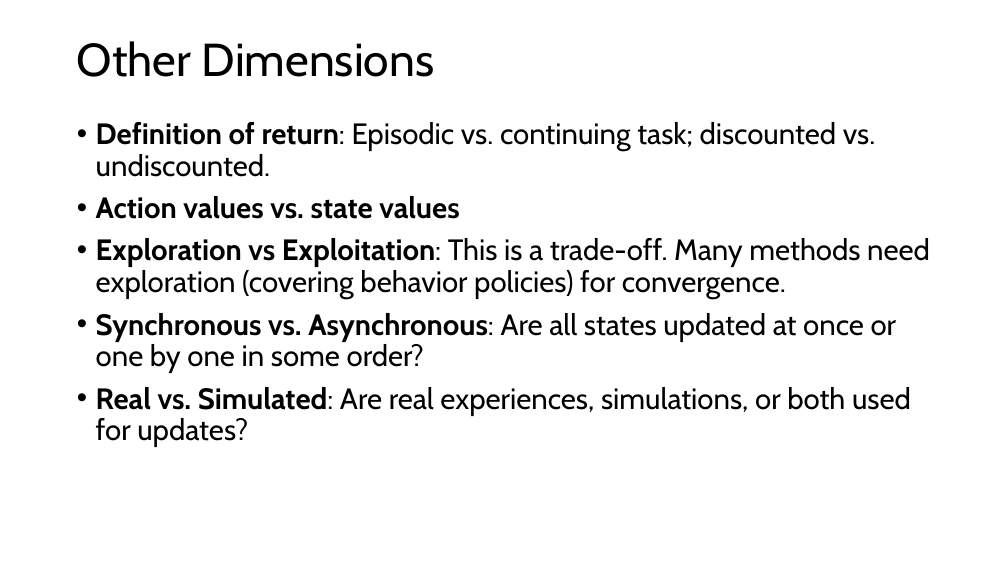
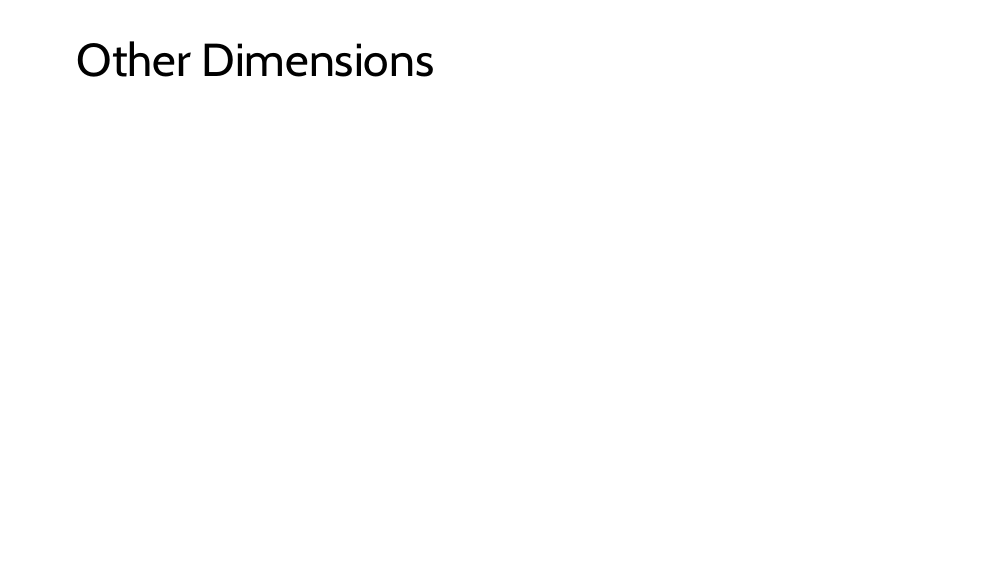
Before and after one commit to mhahsler/Introduction_to_Reinforcement_Learning, a slide deck: slide 22 of slides/Lecture_Chapter08.pptx. Drawn at 1008x567 pixels with LibreOffice and Linux fonts; fonts in the diff are those of the drawing; grey boxes stand for pictures. Boxes give left, top, right and bottom in pixels: in the first picture for what was removed or moved away, otherwise in the second. Text is boxed around its words. In the diff, an @@ line names an element or a change of style, - is before the commit and + after.

```diff
--- a/slides/Lecture_Chapter08.pptx
+++ b/slides/Lecture_Chapter08.pptx
@@ text removed at [96,122,930,447] @@
-• Definition of return: Episodic vs. continuing task; discounted vs. undiscounted.
-• Action values vs. state values
-• Exploration vs Exploitation: This is a trade-off. Many methods need exploration (covering behavior policies) for convergence.
-• Synchronous vs. Asynchronous: Are all states updated at once or one by one in some order?
-• Real vs. Simulated: Are real experiences, simulations, or both used for updates?
```
Also in this commit, not shown: 3 other slides changed, 1 other file.
